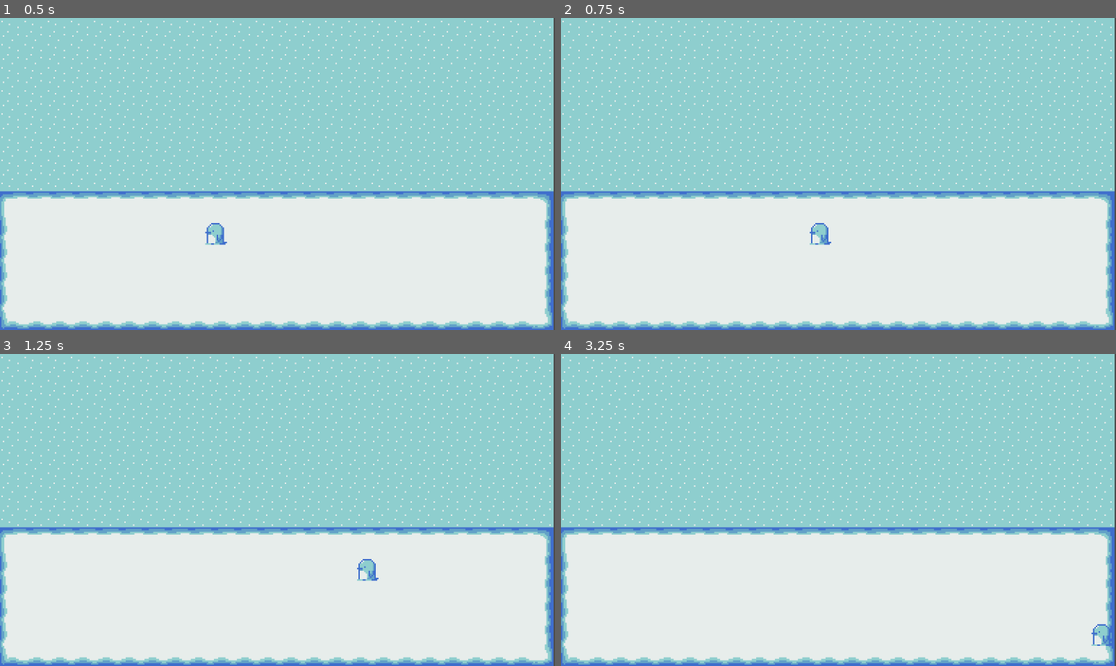
Above: before the commit, frames 1-4 (two rows, left to right).
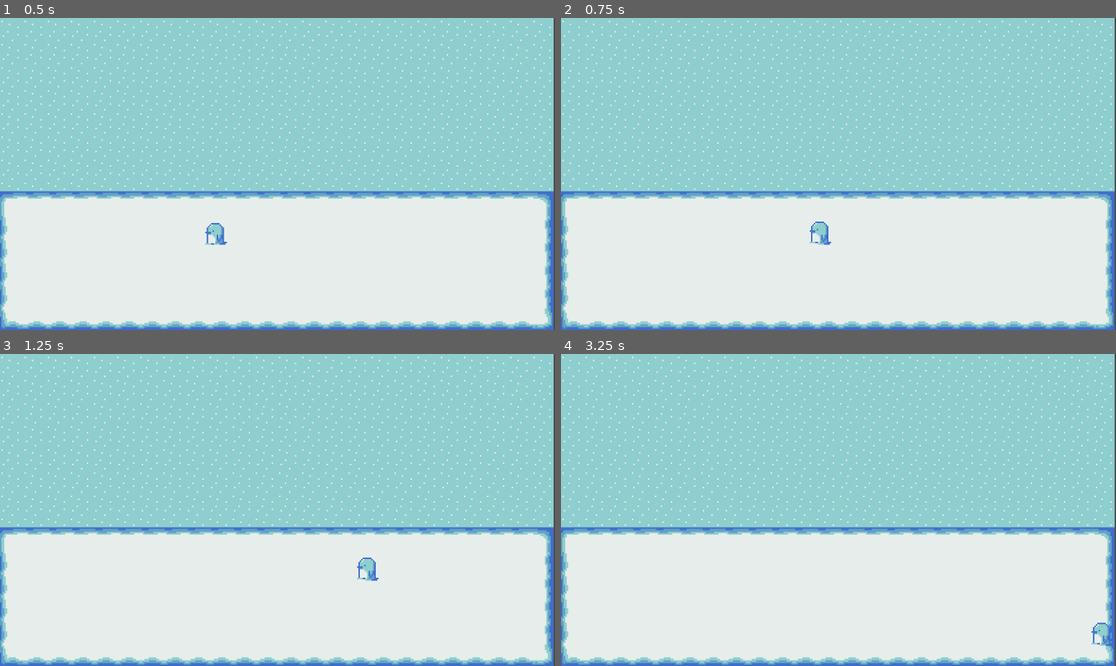
Above: after the commit, the same moments.

Repository: emilykrohn/Waddle
Game: Godot game, scene res://Scenes/main.tscn
Two runs of this game, one before a commit and one after it. Both use one fixed random seed, a clock stepped at 60 frames per second and the inputs below.
Inputs:
- Up to frame 1 (0.5 s): no input
- Up to frame 2 (0.75 s): tap Enter at 0.5 s; hold D (right) from 0.53 s (still down)
- Up to frame 3 (1.25 s): keep holding D (right)
- Up to frame 4 (3.25 s): release D (right) at 1.28 s; hold S (down) 1.28-2.03 s; tap Space at 2 s; hold D (right) 2.03-2.78 s; tap Enter at 2.75 s; hold W (up) from 2.78 s (still down)

Frame 1 is identical in both runs. In frame 2, less than 0.1% of the frame differs, in the area x 44-49%, y 65-73%; in frame 3, less than 0.1%; in frame 4, less than 0.1%, in the area x 95-99%, y 85-94%.

Commit message:
Play walking animation

Diff:
--- a/Scenes/player.tscn
+++ b/Scenes/player.tscn
@@ -6,6 +6,7 @@
 [ext_resource type="Texture2D" uid="uid://70gi465c1yl4" path="res://Art/Penguin/CarryRedPresent.png" id="3_cdqqt"]
 [ext_resource type="Texture2D" uid="uid://0mfywqkoxi6b" path="res://Art/Penguin/CarryYellowPresent.png" id="4_3f0tg"]
 [ext_resource type="Script" path="res://Scripts/PlayerMovement.gd" id="6_ewli6"]
+[ext_resource type="Script" path="res://Scripts/AnimationPlayer.gd" id="7_gpbcx"]
 
 [sub_resource type="AtlasTexture" id="AtlasTexture_auhsa"]
 atlas = ExtResource("1_uymub")
@@ -170,3 +171,11 @@
 [node name="PlayerMovement" type="Node" parent="."]
 unique_name_in_owner = true
 script = ExtResource("6_ewli6")
+
+[node name="AnimationPlayer" type="Node" parent="."]
+unique_name_in_owner = true
+script = ExtResource("7_gpbcx")
+
+[node name="Area2D" type="Area2D" parent="."]
+
+[node name="CollisionShape2D" type="CollisionShape2D" parent="Area2D"]
--- /dev/null
+++ b/Scripts/AnimationPlayer.gd
@@ -0,0 +1,16 @@
+extends Node
+
+@onready var walking = $"../AnimatedSprite2D"
+@onready var carrying = $"../AnimatedSprite2D2"
+var is_carrying := false
+var color
+
+func play():
+	if is_carrying:
+		carrying.play("Carry" + color)
+	else:
+		walking.play("walk")
+
+func stop():
+	walking.stop()
+	carrying.stop()
--- a/Scripts/PlayerMovement.gd
+++ b/Scripts/PlayerMovement.gd
@@ -1,5 +1,11 @@
 extends Node
+
+var direction
 
 func movement(speed):
 	var direction = Input.get_vector("left", "right", "up", "down")
 	get_parent().velocity = direction * speed
+	if direction != Vector2.ZERO:
+		$%AnimationPlayer.play()
+	else:
+		$%AnimationPlayer.stop()
Not shown: 1 places in Scenes/player.tscn that only renumber resources
